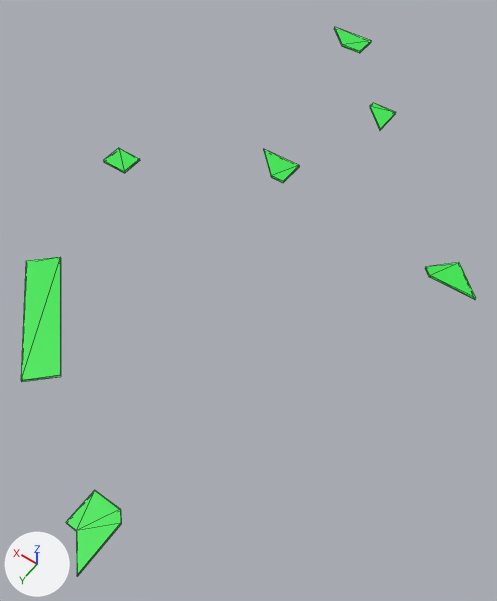
An edit to the OBJ model assets/healzoneTracks.obj, drawn before and after from the same camera.
The view is the same before and after, from a 50 mm lens placed at (-146.0, 275.0, 392.0), pointed at (47.0, 6.0, -31.0). Arrows for +X, +Y and +Z are at lower left; the lights stay in place. The picture after the commit comes second. Mesh edges are drawn as thin lines. Where no turn or scale is listed for an object, it has been applied to the vertices.

Names of what the first picture shows: 'Healzone_Tracks.001', 'Healzone_Tracks.002', 'Healzone_Tracks.003', 'Healzone_Tracks.004', 'Healzone_Tracks.005', 'Healzone_Tracks.006', 'Healzone_Tracks.007'.
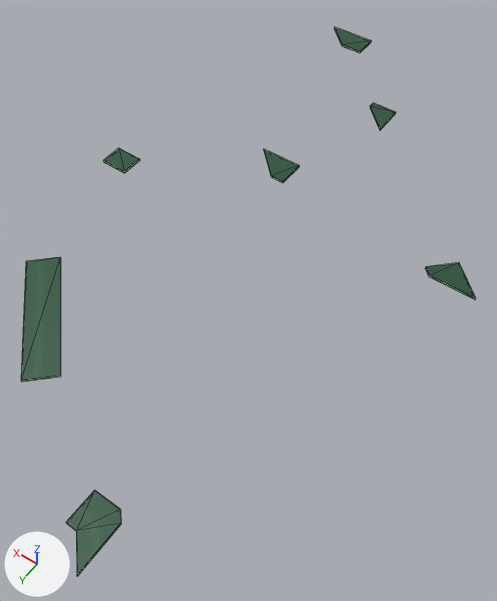
The change, as a diff of the scene's bpy script:
```diff
--- a/assets/healzoneTracks.obj.py
+++ b/assets/healzoneTracks.obj.py
@@ img_ground_jpg @@
+img_ground_jpg = load_image('ground.jpg', 'textures/ground.jpg', 1134, 1134, 'sRGB')
@@ mat_trackmaterial @@
 mat_trackmaterial = principled_material('TrackMaterial')
-mat_trackmaterial.base_color = (0.0422, 0.8, 0.079)  # green #3ae74f
+mat_trackmaterial.texture = img_ground_jpg
```

Boxes [x1, y1, x2, y2] around the edits, measured in the pictures (497 x 601 px):
'Healzone_Tracks.004', surface changed (darker): [21, 257, 61, 382] in both
'Healzone_Tracks.005', surface changed (darker): [66, 490, 121, 576] in both
'Healzone_Tracks.006', surface changed (darker): [425, 262, 476, 300] in both
'Healzone_Tracks.007', surface changed (darker): [264, 149, 299, 183] in both
'Healzone_Tracks.003', surface changed (darker): [103, 148, 140, 173] in both
'Healzone_Tracks.002', surface changed (darker): [334, 27, 372, 53] in both
'Healzone_Tracks.001', surface changed (darker): [370, 103, 396, 130] in both
